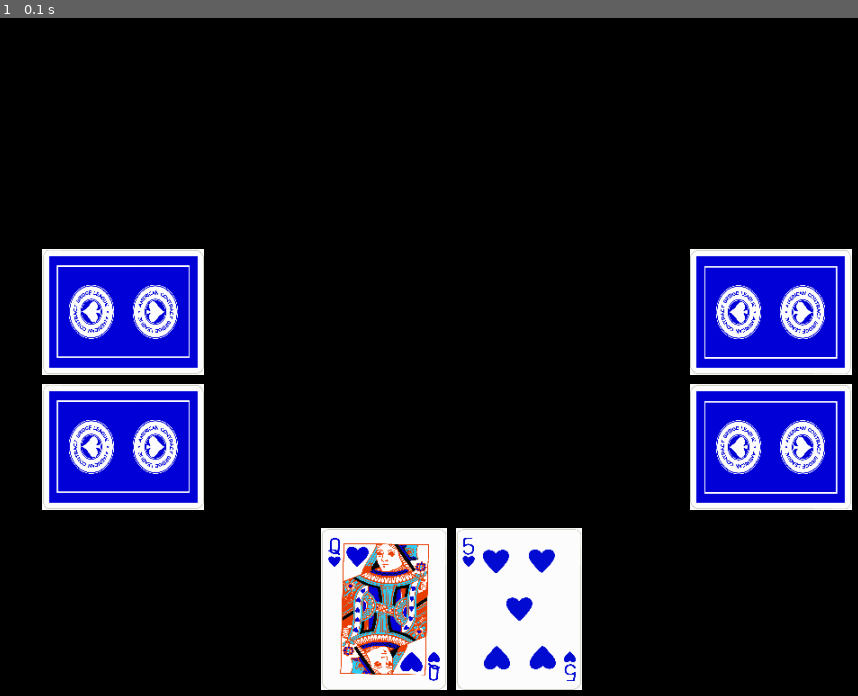
Above: before the commit, frame 1.
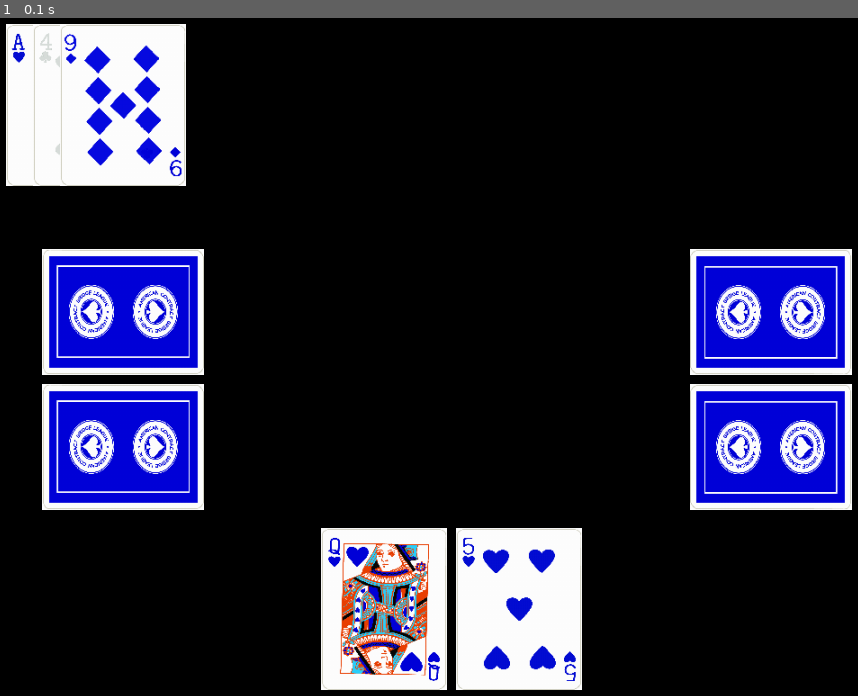
Above: after the commit, the same moment.

Repository: ardalangh/PokerPygame
Game: pygame game, started from main.py
Same seed, same stepped clock (60 frames per second), same inputs: the game is played once before the commit and once after it.
Inputs:
- Up to frame 1 (0.1 s): no input

The runs differ from the first frame. In frame 1, 5.0% of the frame differs, in the area x 0-22%, y 0-25%.

Commit message:
dealFlop

Diff:
--- a/Card.py
+++ b/Card.py
@@ -61,3 +61,8 @@
         self.rotate_card_in_respect_to_player_pos()
         screen.blit(self.card_loaded_rotated, [self.x, self.y])
         return self
+
+
+    def draw_middle_card(self,  screen, index):
+        mid_pos = [(10,10), (40, 10), (70, 10)]
+        screen.blit(self.card_loaded, mid_pos[index])
--- a/Game.py
+++ b/Game.py
@@ -19,8 +19,13 @@
         self.deck = CardDeck(screen_size)
         self.table = Table()
 
+        self.show_flops = False
+        self.flops = []
 
-    def dealPreFlop(self, screen):
+
+
+
+    def dealPreFlop(self):
         if len(self.players) <= 1:
             raise Exception("You need at least 2 player to be able to play")
         self.deck.shuffle()
@@ -30,6 +35,12 @@
                 card = self.deck.cards.pop()
                 card.belongs_to(player)
                 player.cards.append(card)
+
+
+    def dealFlop(self):
+        [self.flops.append(self.deck.cards.pop()) for _ in range(3)]
+        self.show_flops = True
+
 
 
 
--- a/main.py
+++ b/main.py
@@ -42,7 +42,8 @@
 dummyPlayer1.assignPosOnScreen(1)
 dummyPlayer2.assignPosOnScreen(3)
 
-game.dealPreFlop(screen)
+game.dealPreFlop()
+game.dealFlop()
 
 while running:
     for event in pygame.event.get():
@@ -53,6 +54,11 @@
     #         #     bg = pygame.transform.scale(bg, (event.w, event.h))
     #     # screen.blit(bg, (0, 0))
     screen.fill((0,0,0))
+
+
+    if game.show_flops:
+        [c.draw_middle_card(screen,i) for i, c in enumerate(game.flops)]
+
     [c.draw(screen) for c in user.cards]
     [c.draw(screen) for c in dummyPlayer1.cards]
     [c.draw(screen) for c in dummyPlayer2.cards]
Not shown, added: assets/cards/.DS_Store
